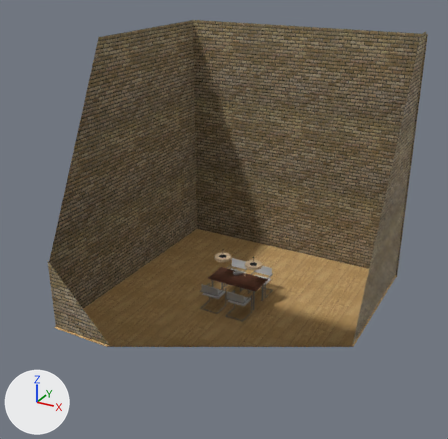
Two versions of the FBX model Source/KaroTestGUI/KaroXNA/KaroXNAContent/room.FBX, one commit apart.
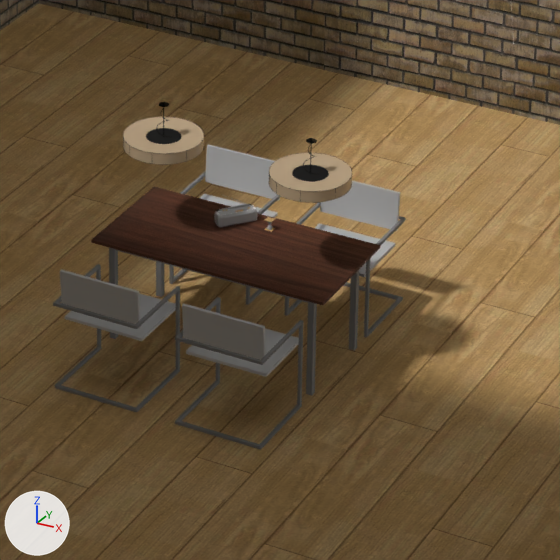
Each version is shown whole from a camera (50 mm lens) standing at (7.46, -14.42, 9.17) and looking at (-0.17, -0.54, 2.23), then close up on the part from 42% to 68% of the width and 52% to 79% of the height. The lights are fixed; the arrows at lower left show +X, +Y and +Z. Everything nearer to the camera than a plane just in front of the edit is cut away. Where no turn or scale is listed for an object, it has been applied to the vertices. Vertices at the same position are counted once.

In view in the first close-up: 'Box001', 'G_tbl01', 'Lamp002', 'Lamp1', 'Plane003', 'Plane005', 'RADIO'.
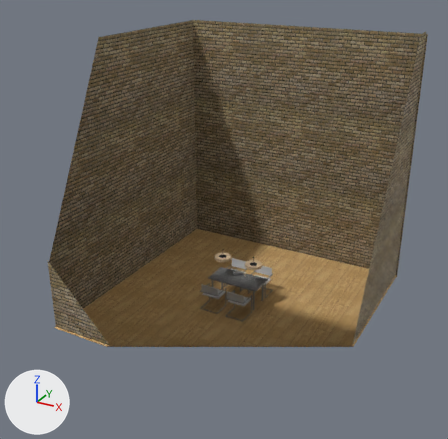
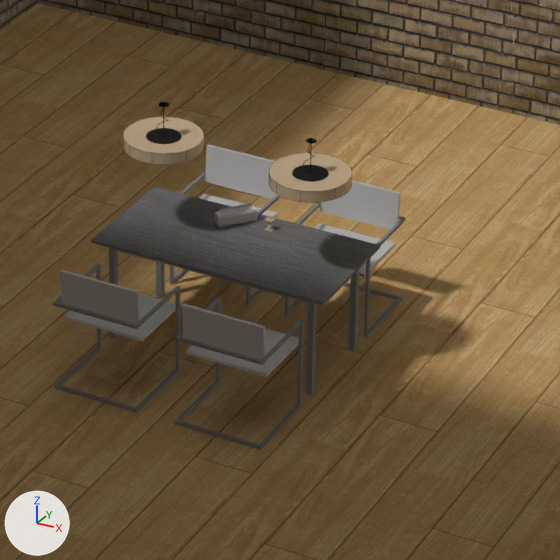
What the commit changed:
Picture 'brushed-metal-texture.jpg' (img_brushed_metal_texture_jpg) is new.
Material '21 - Default' (mat_21___default) is new.
Its texture is img_brushed_metal_texture_jpg.
Its roughness is 0.859.
me_mesh has 292 vertices, 378 faces and spans x -0.8..0.8, y -1.0..1.0, z -0.83..-0.03.
me_mesh is used by ob_g_tbl01; location (0.001, 0.002, 0.255).
me_mesh part 1: all 10 faces that had it switch from mat_material__522119 (picture img_wood_20texture_jpg) to mat_21___default (picture img_brushed_metal_texture_jpg).

What differs and where, as boxes (x1, y1, x2, y2) in the close-ups (560 x 560 px):
part 1 of me_mesh, recoloured (brown to grey)
    both: (91, 187, 380, 305)
